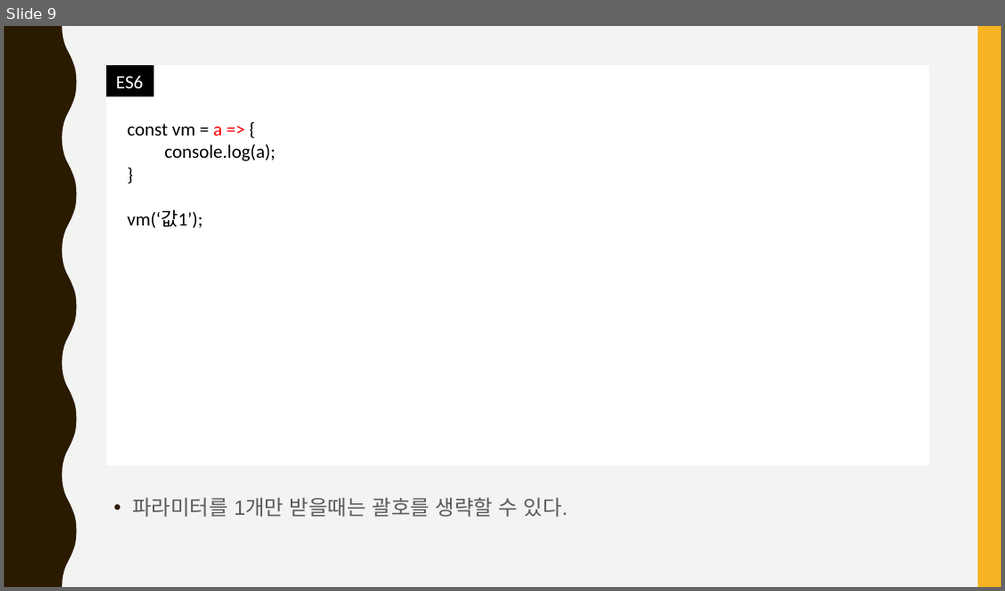
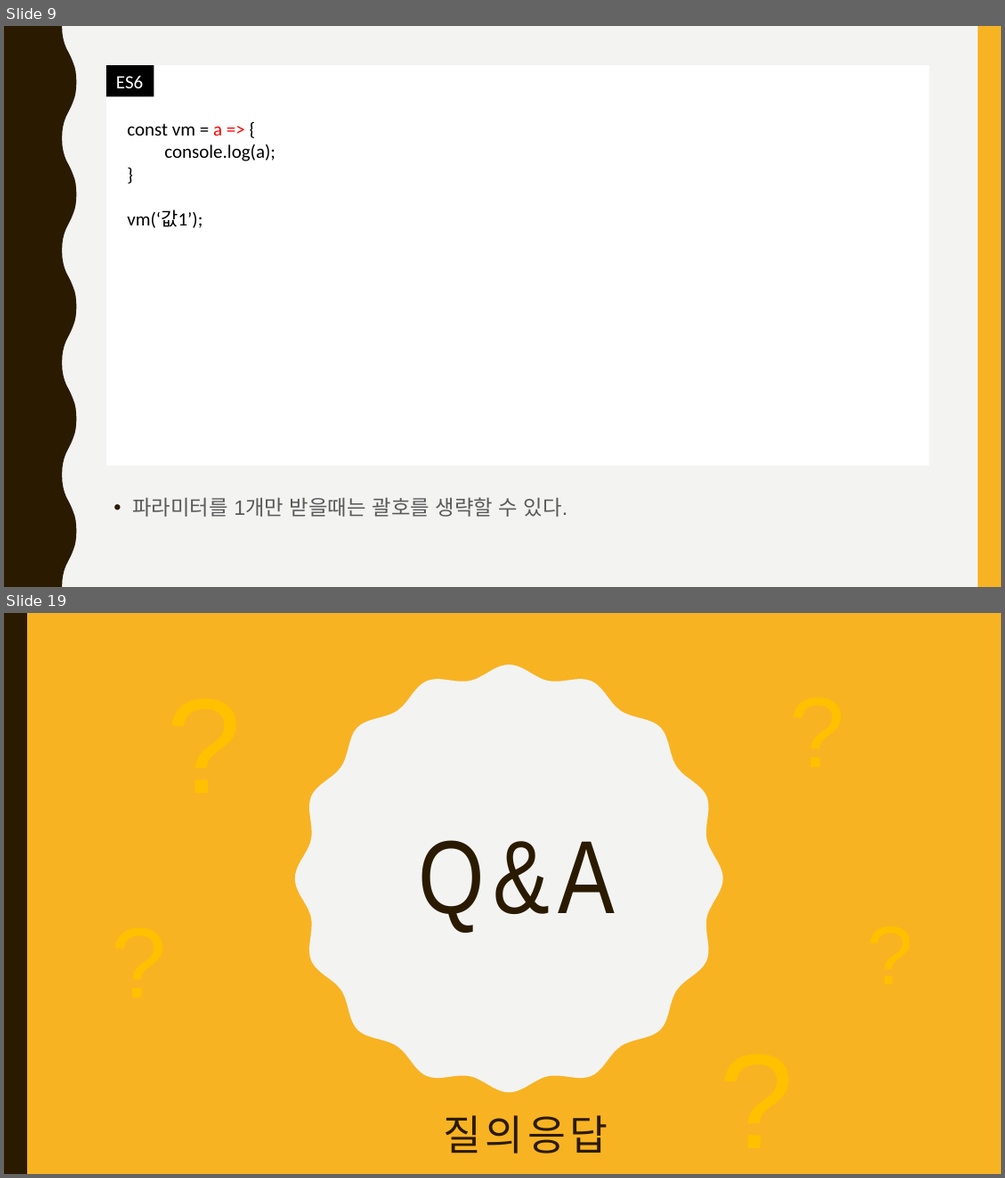
Before and after one commit to jangmang/ECMAScript6-ECMAScript201-, a slide deck: ES6.pptx. Shown one above the other, each under a label of ours: slide 9 before the commit, slides 9 and 19 after it; the slides between them are not shown. The pictures are 1005x591 and 1005x1178 pixels, drawn with LibreOffice and Linux fonts; fonts in the diff are those of the drawing. Boxes give left, top, right and bottom in pixels: in the first picture for what was removed or moved away, otherwise in the second. Text is boxed around its words. In the diff, an @@ line names an element or a change of style, - is before the commit and + after.

```diff
--- a/ES6.pptx
+++ b/ES6.pptx
@@ slide 19 added at (4,613,1001,1174), background #F8B323 @@
@@ rectangle added at (4,613,27,1174), fill #2A1A00 @@
@@ text added at (160,655,252,826), 130 pt, text #FFC000 @@
+?
@@ freeform shape added at (295,665,723,1093), fill #F3F3F2 @@
@@ text added at (782,664,874,793), 96 pt, text #FFC000 @@
+?
@@ title added at (419,840,615,932), 100 pt, text #2A1A00 @@
+Q&A
@@ text added at (104,895,196,1023), 96 pt, text #FFC000 @@
+?
@@ text added at (859,898,952,1006), 80 pt, text #FFC000 @@
+?
@@ text added at (712,1010,805,1174), 130 pt, text #FFC000 @@
+?
@@ text added at (443,1115,607,1153), 40 pt, text #2A1A00 @@
+질의응답
```
Also in this commit, not shown: 11 slides changed, 4 other slides added, 7 other files.
